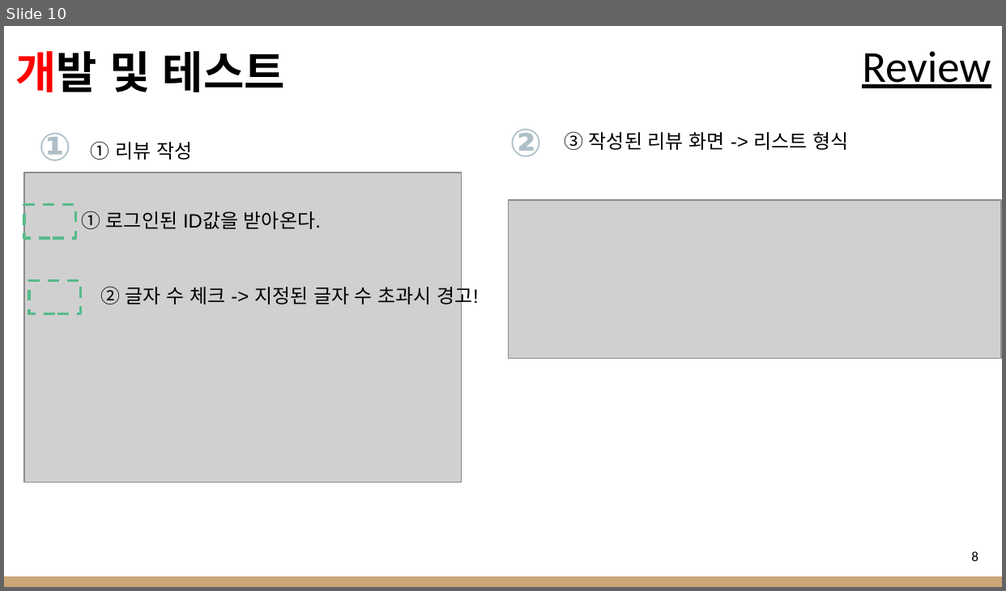
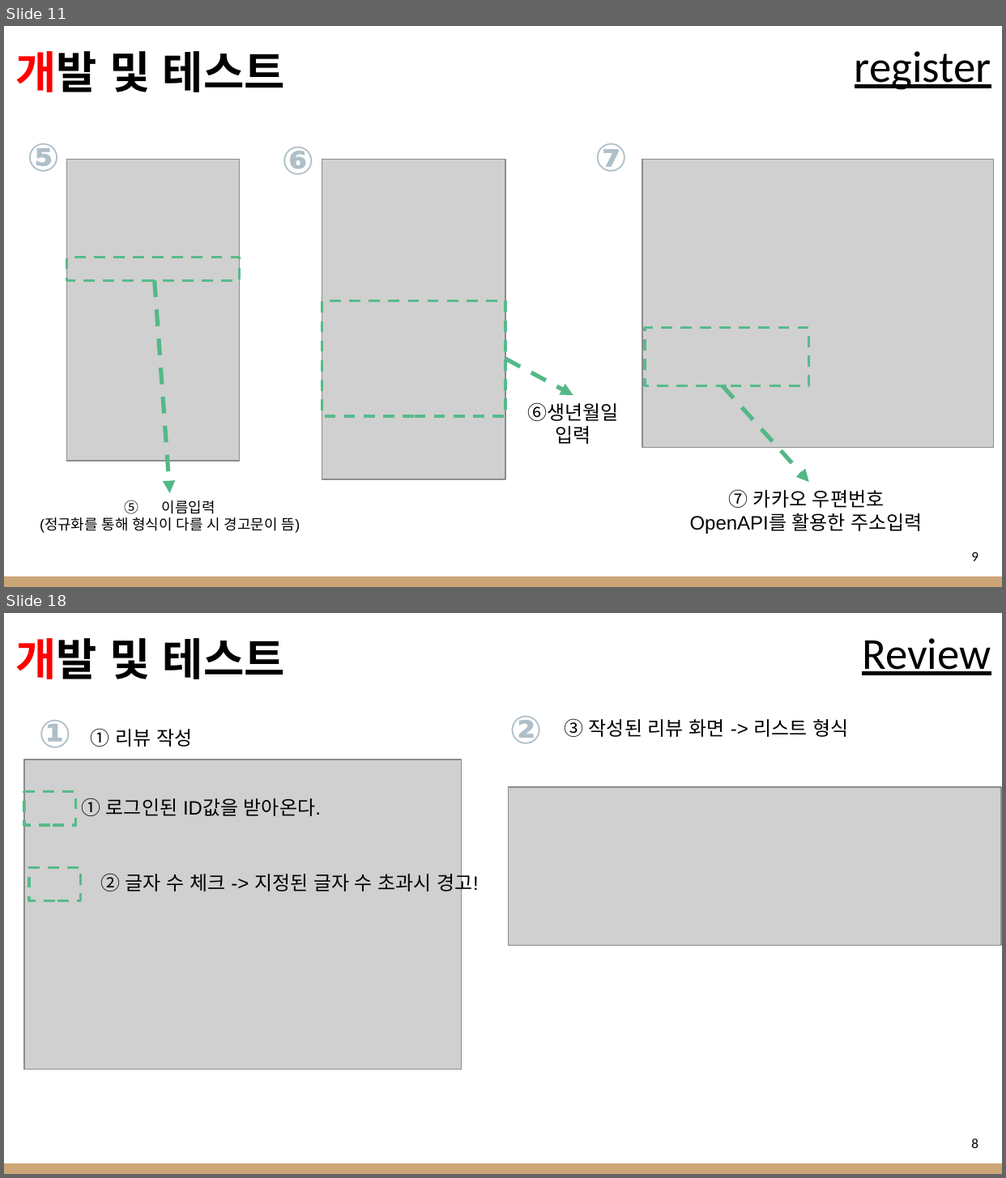
Before and after one commit to kot8585/ay_project-, a slide deck: 팀프로젝트 PPT(김현진,문효정).pptx. Shown one above the other, each under a label of ours: slide 10 before the commit, slides 11 and 18 after it; the slides between them are not shown. The pictures are 1006x591 and 1006x1178 pixels, drawn with LibreOffice and Linux fonts; fonts in the diff are those of the drawing; grey boxes stand for pictures. Boxes give left, top, right and bottom in pixels: in the first picture for what was removed or moved away, otherwise in the second. Text is boxed around its words. In the diff, an @@ line names an element or a change of style, - is before the commit and + after.

```diff
--- a/팀프로젝트 PPT(김현진,문효정).pptx
+++ b/팀프로젝트 PPT(김현진,문효정).pptx
@@ slide 11 added at box(4, 26, 1002, 587), background #FFFFFF; not listed: 1 template element that a slide beside it also shows @@
@@ text added at box(15, 51, 285, 92), 32 pt, text #000000, bold @@
+개발 및 테스트
@@ title added at box(854, 51, 991, 90), 32 pt, text #000000, underline @@
+register
@@ text added at box(27, 143, 60, 172), 28 pt, text #AEBFC7, bold @@
+⑤
@@ text added at box(282, 147, 315, 175), 28 pt, text #AEBFC7, bold @@
+⑥
@@ text added at box(594, 143, 628, 172), 28 pt, text #AEBFC7, bold @@
+⑦
@@ picture added at box(67, 160, 240, 461) @@
@@ picture added at box(322, 160, 506, 480) @@
@@ picture added at box(642, 160, 994, 448) @@
@@ rectangle added at box(67, 258, 240, 280), outline #57BB8A 2 pt dashed @@
@@ arrow added from (155, 280) to (170, 494), #53B987 3 pt dashed @@
@@ rectangle added at box(322, 301, 506, 417), outline #57BB8A 2 pt dashed @@
@@ rectangle added at box(645, 328, 809, 386), outline #57BB8A 2 pt dashed @@
@@ arrow added from (506, 359) to (573, 395), #53B987 3 pt dashed @@
@@ arrow added from (722, 386) to (809, 482), #53B987 3 pt dashed @@
@@ text added at box(527, 403, 618, 444), 14 pt, text #000000 @@
+⑥생년월일 입력
@@ text added at box(40, 501, 300, 533), 10.5 pt, text #000000 @@
+5. 이름입력
+(정규화를 통해 형식이 다를 시 경고문이 뜸)
@@ text added at box(690, 489, 923, 534), 14 pt, text #000000 @@
+⑦ 카카오 우편번호
+OpenAPI를 활용한 주소입력
@@ text added at box(971, 552, 978, 561), 10 pt, text #000000 @@
+9
@@ what was slide 10 is now slide 18 @@
```
Also in this commit, not shown: 3 slides changed, 7 other slides added.
